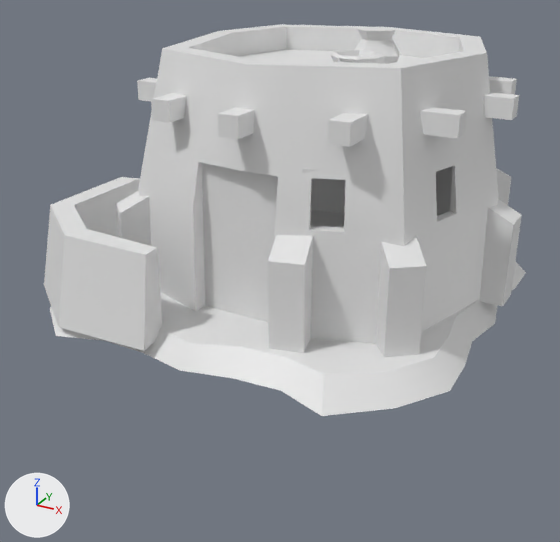
Before and after pictures for a commit that changed the COLLADA model art/meshes/structural/soninke/house_02.dae.
Camera for both pictures: a 50 mm lens placed at (9.47, -18.98, 9.3), pointed at (-0.41, -1.01, 0.32). Lighting does not change. The marker at lower left points along +X, +Y and +Z. The first picture is the older version.

The scene before the commit, as lines of its bpy script (objects in view):
```python
me_cubo_27401 = bpy.data.meshes.new('Cubo.27401')
me_cubo_27401.from_pydata(...)  # 483 vertices, 824 faces; spans x -6.47..5.73, y -6.17..6.18, z -0.34..6.97
me_cubo_27401.materials.append(mat_a_exturas_soninké)  # white #e7e7e7
ob_house_02 = bpy.data.objects.new('house_02', me_cubo_27401)
ob_house_02.location = (0.0, 0.0, 0.0)
```
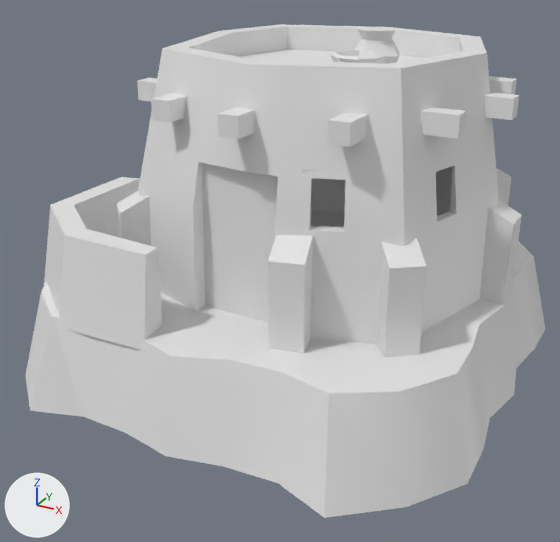
Edits to the bpy script that builds the scene:
```text
Change me_cubo_27401:
    used by ob_house_02; location = (0.0, 0.0, 0.0)
    remove me_cubo_27401.from_pydata(...)  # 483 vertices, 824 faces; spans x -6.47..5.73, y -6.17..6.18, z -0.34..6.97
    add me_cubo_27401.from_pydata(...)  # 483 vertices, 828 faces; spans x -7.12..6.34, y -6.95..6.95, z -2.34..6.97
    me_cubo_27401 part 1: the loose piece of 64 vertices spanning x -6.37..5.59, y -6.17..6.18, z -0.34..0.2 is multiplied about its middle by the matrix ((1.125, 0.0, 0.0), (0.0, 1.125, 0.0), (0.0, 0.0, 4.691)), then moved by (0.0, 0.0, -1.0)
```

Location of each change, [x1, y1, x2, y2] in pixels of the pictures (560 x 542 px; the box of a moved part takes in the faces that stretch with it):
'house_02', reshaped (8% wider, 26% taller)
    before: [44, 24, 526, 416]
    after: [25, 24, 545, 518]
part 1 of me_cubo_27401, moved or reshaped
    before: [50, 210, 526, 416]
    after: [25, 210, 545, 518]
